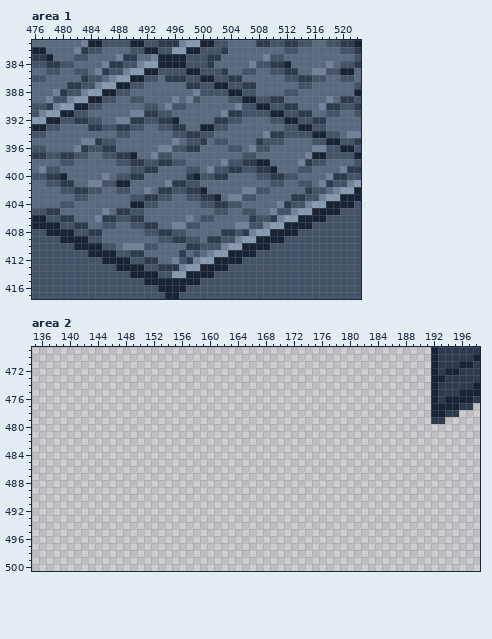
Pixel-art file, stored at CoalBunker/Art/Draft/StoneBlock1.aseprite. Above is the file before it was changed.
1024x1024 pixels, 1 frame. Colours within 5 levels of each other are drawn and written as one. Shown: area 1: x 476..522, y 381..417; area 2: x 135..198, y 469..500.
New version:
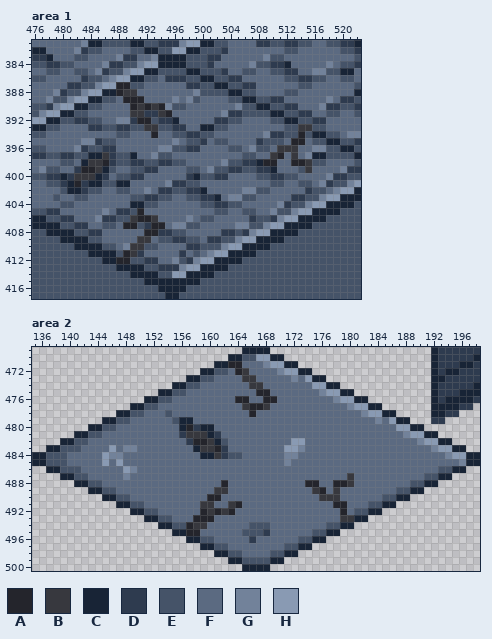
Palette (. is transparent): A #24252c  B #37383e  C #182436  D #2e3b4f  E #455368  F #5b6a81  G #72829a  H #899ab3
Diff:
Changed rows in their new state; - is an unchanged pixel.
Area 1, layer "FloorDetail":
first column x 479:
387 ---------AA--------------------------
388 ---------ABB-------------------------
389 ----------AAA------------------------
390 -----------ABABA---------------------
391 -----------BB--BA--------------------
392 ------------AA-----------------------
393 -------------BB--------------------BB
394 --------------A--------------------A-
395 ----------------------------------AA-
396 --------------------------------BBB--
397 -----CCBDEE--------------------BA-B--
398 ----CBBAD---------------------AA--AAB
399 ---DAABCE---------------------------B
400 --DBBBCD-----------------------------
401 --CADCC------------------------------
402 --CC---------------------------------
403 E------------------------------------
405 ------------A------------------------
406 -----------BAAB----------------------
407 ----------AA--AA---------------------
408 -------------AA----------------------
409 ------------BB-----------------------
410 -----------BB------------------------
411 ----------AB-------------------------
412 ---------AA--------------------------
Area 2, layer "Floor":
first column x 135:
469 ------------------------------CCCC------------------------------
470 ----------------------------CCEEHHCC----------------------------
471 --------------------------CCAAFFFGHHCC--------------------------
472 ------------------------CCEEFABFFFFGHHCC------------------------
473 ----------------------CCEEFFFFBBFFFFFGFHCC----------------------
474 --------------------CCEEFFFFFFFBBFFFFFFFHHCC--------------------
475 ------------------CCEEFFFFFFFFFFAAFFFFFFFGHHCC------------------
476 ----------------CCEEFFFFFFFFFAAFFAAFFFFFFFFGHHCC----------------
477 --------------CCEEFFFFFFFFFFFFBAABFFFFFFFFFFFGHHCC--------------
478 ------------CCEEFFFEFFFFFFFFFFFAFFFFFFFFFFFFFFFGHHCC------------
479 ----------CCEEFFFFFFECCFFFFFFFFFFFFFFFFFFFFFFFFFFGFHCC----------
480 --------CCEEFFFFFFFFFCADCCFFFFFFFFFFFFFFFFFFFFFFFFFFHHCC--------
481 ------CCEEFFFFFFFFFFFDBBBCDFFFFFFFFFFFFFFFFFFFFFFFFFFGHHCC------
482 ----CCEEFFFFFFFFFFFFFFDAABCEFFFFFFFFFHHFFFFFFFFFFFFFFFFGHHCC----
483 --CCEEEFFFFHFGGFFFFFFFFCBBADFFFFFFFFHHGFFFFFFFFFFFFFFFFFFGHHCC--
484 CCEEEFFFFFHGGFFFFFFFFFFFCCBDEEFFFFFFGGFFFFFFFFFFFFFFFFFFFFFGHHCC
485 CCEEEFFFFFHFHFFFFFFFFFFFFFFFFFFFFFFFGFFFFFFFFFFFFFFFFFFFFFFFFGCC
486 --CCEEEFFFFFFHGFFFFFFFFFFFFFFFFFFFFFFFFFFFFFFFFFFFFFFFFFFFEECC--
487 ----CCEEFFFFFGFFFFFFFFFFFFFFFFFFFFFFFFFFFFFFFBFFFFFFFFFFEECC----
488 ------CCEEFFFFFFFFFFFFFFFFFAFFFFFFFFFFFAAFFAABFFFFFFFFEECC------
489 --------CCEEFFFFFFFFFFFFFFBBFFFFFFFFFFFFBAFBFFFFFFFFEECC--------
490 ----------CCEEFFFFFFFFFFFAAFFFFFFFFFFFFFFBBBFFFFFFEECC----------
491 ------------CCEEFFFFFFFFBBFFBAFFFFFFFFFFFFFAAFFFEECC------------
492 --------------CCEEFFFFFFABABAFFFFFFFFFFFFFFFAFEECC--------------
493 ----------------CCEEFFFAAAFFFFFFFFFFFFFFFFFFBBCC----------------
494 ------------------CCEEABBFFFFFFEEEFFFFFFFFEECC------------------
495 --------------------CCAAFFFFFFEEEDFFFFFFEECC--------------------
496 ----------------------CCEEFFFFFDFFFFFFEECC----------------------
497 ------------------------CCEEFFFFFFFFEECC------------------------
498 --------------------------CCEEFFFFEECC--------------------------
499 ----------------------------CCEEEECC----------------------------
500 ------------------------------CCCC------------------------------
